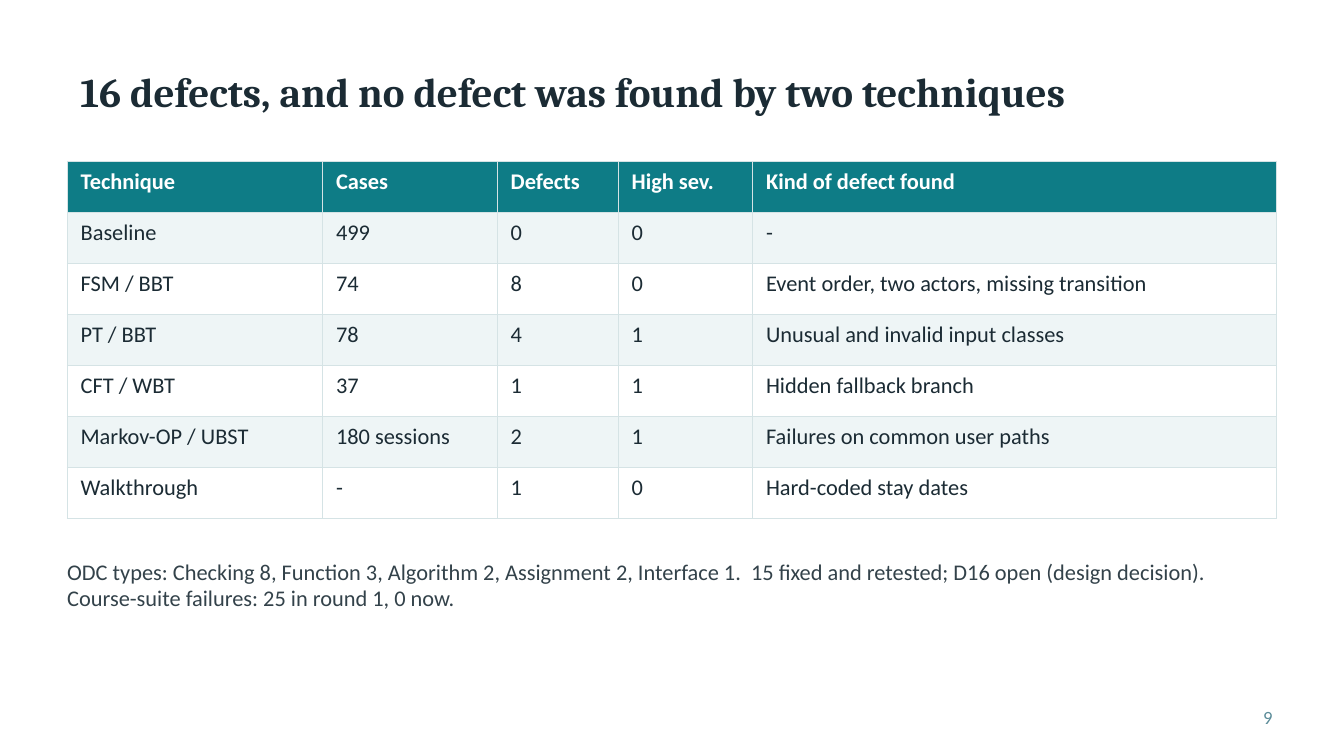
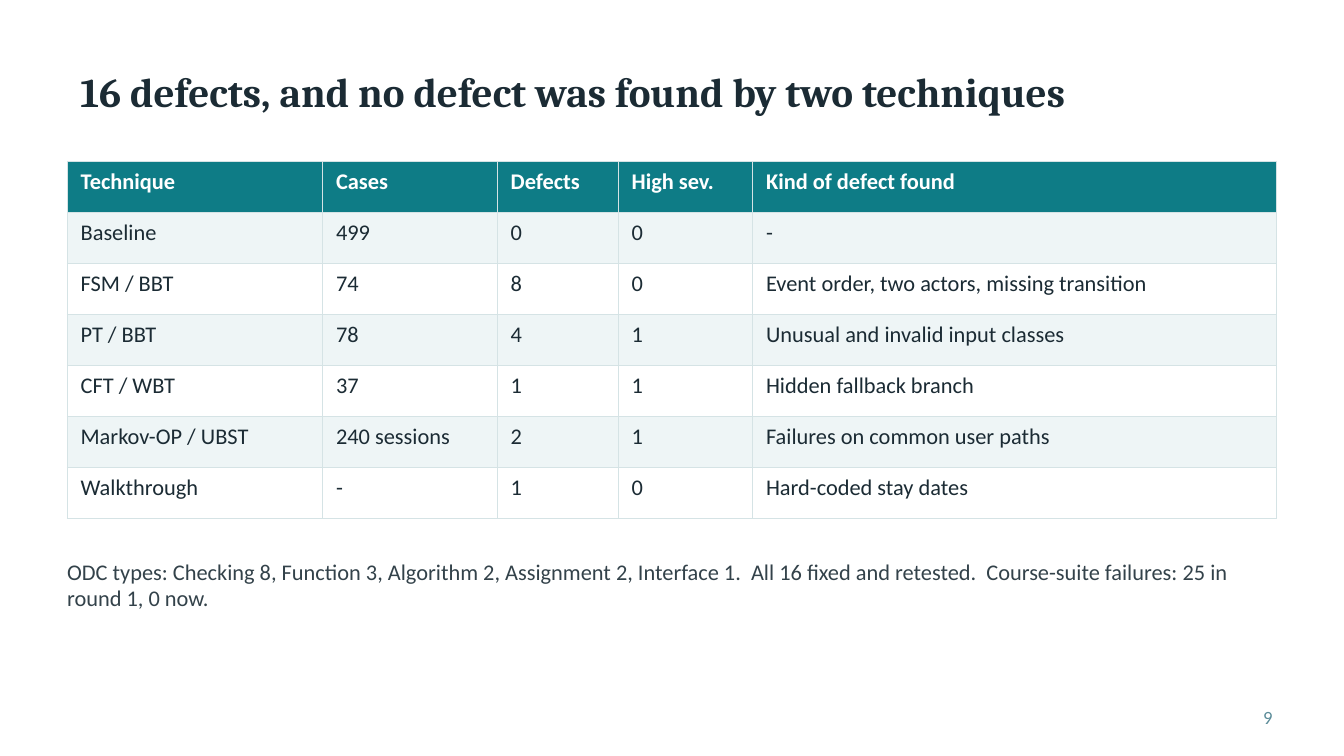
Before and after one commit to JaydenManyrath/Perch, a slide deck: slide 9 of docs/testing/demo/Perch_Testing_Demo.pptx. Drawn at 1344x756 pixels with LibreOffice and Linux fonts; fonts in the diff are those of the drawing. Boxes give left, top, right and bottom in pixels: in the first picture for what was removed or moved away, otherwise in the second. Text is boxed around its words. In the diff, an @@ line names an element or a change of style, - is before the commit and + after.

```diff
--- a/docs/testing/demo/Perch_Testing_Demo.pptx
+++ b/docs/testing/demo/Perch_Testing_Demo.pptx
@@ table at (67,161,1277,503) @@
-row 6, column 2: 180 sessions
+row 6, column 2: 240 sessions
@@ text at (67,564,1227,609): text changed @@
-ODC types: Checking 8, Function 3, Algorithm 2, Assignment 2, Interface 1. 15 fixed and retested; D16 open (design decision). Course-suite failures: 25 in round 1, 0 now.
+ODC types: Checking 8, Function 3, Algorithm 2, Assignment 2, Interface 1. All 16 fixed and retested. Course-suite failures: 25 in round 1, 0 now.
```
Also in this commit, not shown: 2 other slides changed, 21 other files.
